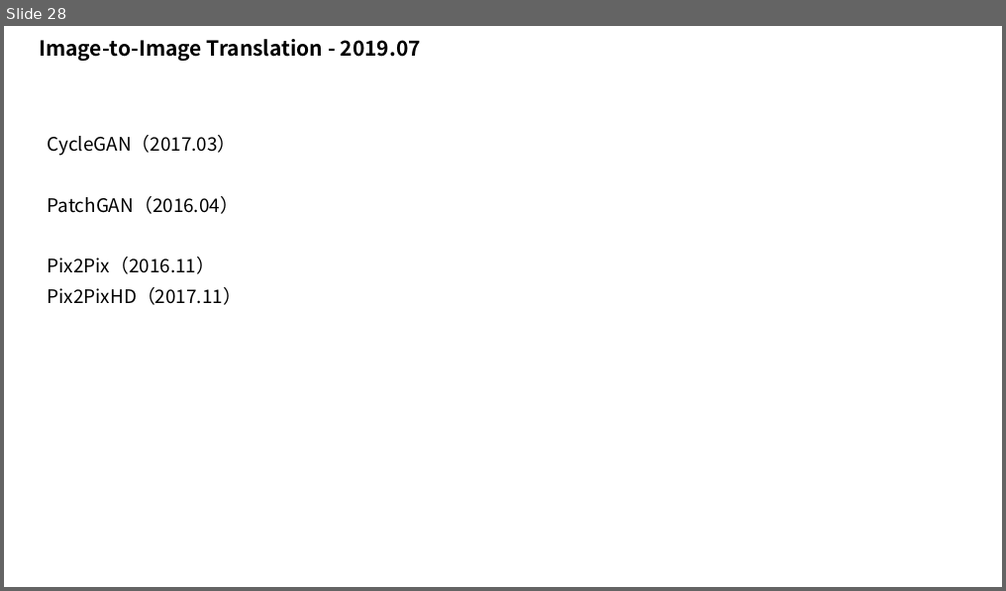
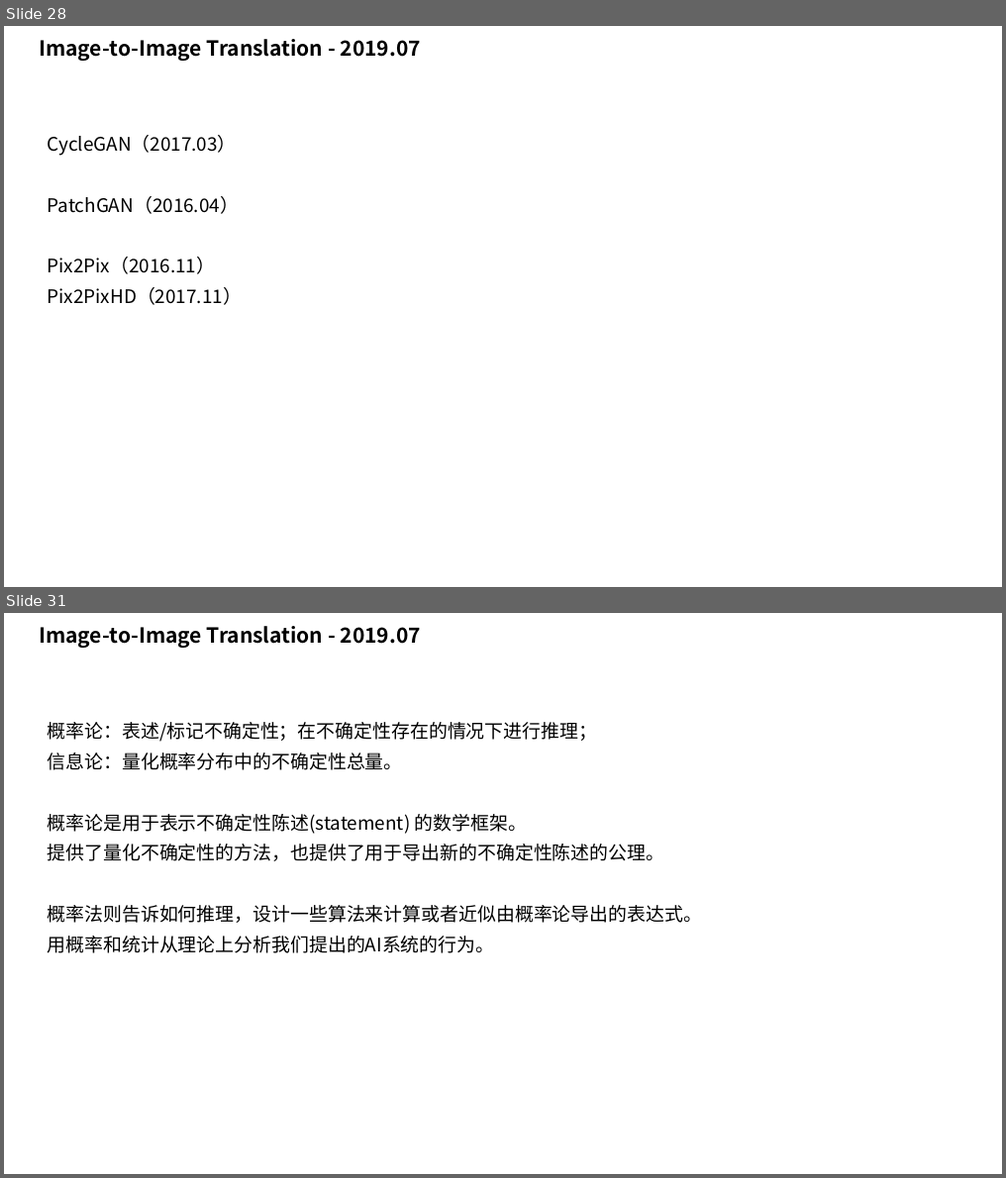
Before and after one commit to taylorguo/GAN_Understanding_Practicing, a slide deck: GAN_Understanding/GANunderstanding.pptx. Shown one above the other, each under a label of ours: slide 28 before the commit, slides 28 and 31 after it; the slides between them are not shown. The pictures are 1006x591 and 1006x1178 pixels, drawn with LibreOffice and Linux fonts; fonts in the diff are those of the drawing. Boxes give left, top, right and bottom in pixels: in the first picture for what was removed or moved away, otherwise in the second. Text is boxed around its words. In the diff, an @@ line names an element or a change of style, - is before the commit and + after.

```diff
--- a/GAN_Understanding/GANunderstanding.pptx
+++ b/GAN_Understanding/GANunderstanding.pptx
@@ slide 31 added at box(4, 613, 1002, 1174), background #FFFFFF @@
@@ text added at box(39, 626, 421, 648), 20 pt, text #000000, bold @@
+Image-to-Image Translation - 2019.07
@@ text added at box(48, 722, 702, 954), 18 pt, text #000000 @@
+概率论：表述/标记不确定性；在不确定性存在的情况下进行推理；
+信息论：量化概率分布中的不确定性总量。
+概率论是用于表示不确定性陈述(statement) 的数学框架。
+提供了量化不确定性的方法，也提供了用于导出新的不确定性陈述的公理。
+概率法则告诉如何推理，设计一些算法来计算或者近似由概率论导出的表达式。
+用概率和统计从理论上分析我们提出的AI系统的行为。
```
Also in this commit, not shown: 2 other slides added.
